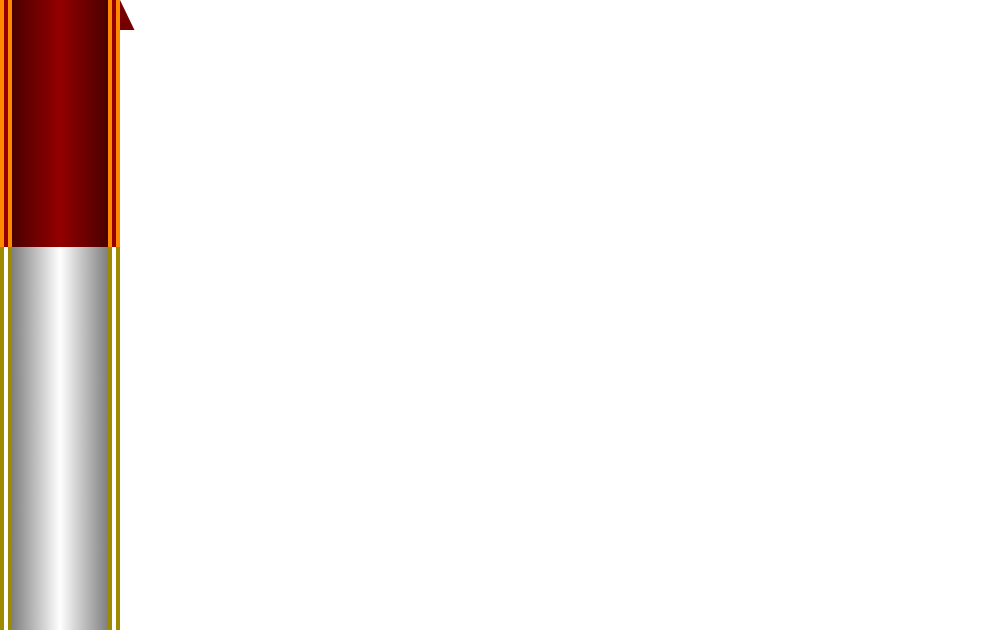
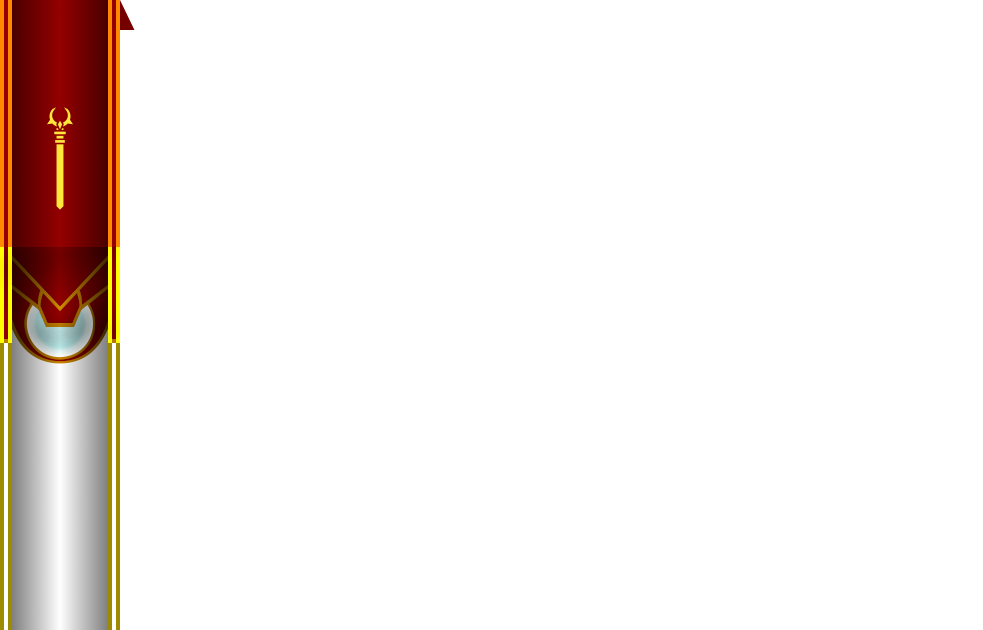
Layered file, before and after one edit (983×630). Changes by layer:
added group "Layer Group #1" with 7 layers above "Layer Group" over <box>47,107,73,210</box>
added layer "lunar-wand.png" in group "Layer Group #1" over <box>47,107,73,210</box>
added layer "Pasted Layer #4" in group "Layer Group" over <box>0,247,120,364</box>
